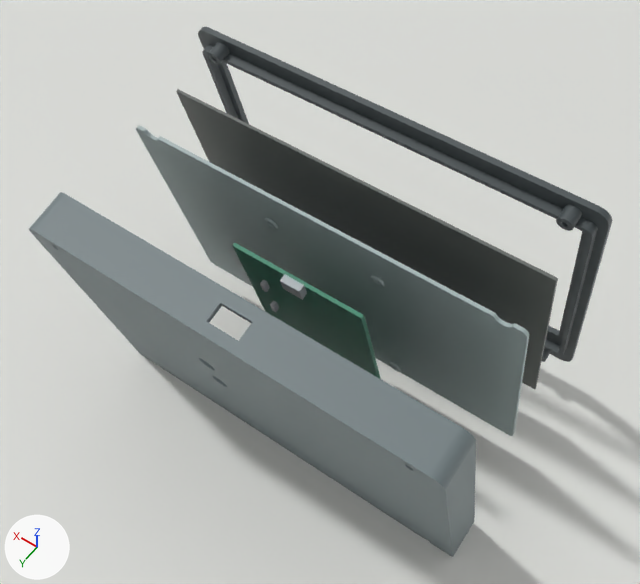
What one commit did to the Blender file enclosure/enclosure-preview.blend.
The view is the same before and after, from a camera (50 mm lens) standing at (-129.0, 193.0, 373.0) and looking at (5.0, 4.0, 77.0). Lighting does not change. The marker at lower left points along +X, +Y and +Z. The picture after the commit comes second.

Objects in the first picture: 'GDEY075T7 glass', 'Rev A PCB', 'Service switch.001', 'Surface', 'USB-C shield', 'front-bezel', 'panel-carrier', 'rear-cover' and 1 more.
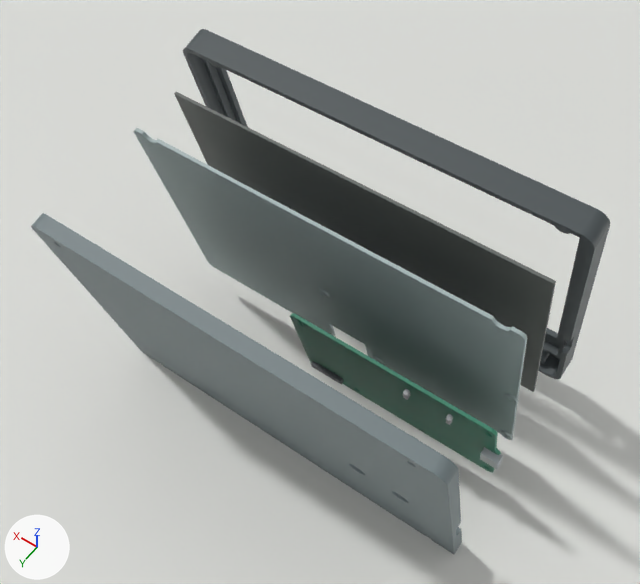
What the commit changed:
me_front_bezel is used by ob_front_bezel; location (0.0, -47.5, 91.9); rotation (-1.833, 0.0, 0.0), in degrees (-105, 0, 0).
me_front_bezel had 2128 vertices, 4120 faces and spanned x -91.0..91.0, y -66.0..72.0, z 0.0..9.0.
me_front_bezel now has 2328 vertices, 4656 faces and spans x -91.0..91.0, y -66.0..72.0, z 0.0..11.0.
me_front_bezel part 1: 18 vertices moved from x -89.0..90.0, y -64.0..71.0, z 0.0..2.0 to x -89.0..89.0, y -64.0..71.0, z 0.0..11.0; 153 vertices removed from x -91.0..91.0, y -66.0..72.0, z 0.0..2.0; 353 vertices added at x -91.0..91.0, y -66.0..72.0, z 2.0..11.0.
me_rear_cover is used by ob_rear_cover; location (0.0, 57.5, 63.7); rotation (1.309, 0.0, 0.0), in degrees (75, 0, 0).
me_rear_cover had 2040 vertices, 4104 faces and spanned x -91.0..91.0, y -72.0..66.0, z 0.0..18.0.
me_rear_cover now has 2124 vertices, 4268 faces and spans x -91.0..91.0, y -72.0..66.0, z 0.0..10.0.
me_rear_cover part 2: 232 vertices moved from x -91.0..91.0, y -72.0..66.0, z 0.0..18.0 to x -91.0..91.0, y -72.0..66.0, z 0.0..10.0; 717 vertices removed from x -91.0..91.0, y -72.0..66.0, z 0.0..18.0; 801 vertices added at x -91.0..91.0, y -72.0..66.0, z 0.0..10.0.
Mesh me_pcb_reference_assembly is new.
It has 696 vertices, 1404 faces and spans x -89.9..10.1, y -59.3..0.7, z 7.8..9.4.
It uses material mat_pcb (green #358469).
Object 'front-bezel' (ob_front_bezel) moves from (0.0, -47.5, 91.9) to (0.0, -46.2, 91.5).
Object 'panel-carrier' (ob_panel_carrier) moves from (0.0, 0.0, 79.1) to (0.0, 1.3, 78.8).
Object 'rear-cover' (ob_rear_cover) moves from (0.0, 57.5, 63.7) to (0.0, 56.2, 64.1).
Object 'GDEY075T7 glass' (ob_gdey075t7_glass) moves from (0.0, -21.9, 85.0) to (0.0, -20.6, 84.6).
Object 'Rev A PCB' (ob_rev_a_pcb) is deleted.
Object 'USB-C shield' (ob_usb_c_shield) moves from (-1.1, 30.1, 111.5) to (-87.3, 13.3, 45.2).
Object 'Service switch.001' (ob_service_switch_001) moves from (17.9, 19.4, 73.3) to (-48.0, 18.2, 63.6).
Object 'pcb-reference-assembly' (ob_pcb_reference_assembly) is new; it shows me_pcb_reference_assembly.
Its location is (0.0, 27.2, 71.8).
Its rotation in degrees is (75, 0, 0).
It gains a BEVEL modifier named 'Small edge highlights'.
Modifier setting: width = 0.18.
Modifier setting: width_pct = 0.18.
Modifier setting: segments = 2.

Location of each change, (x1, y1, x2, y2) in pixels of the pictures (640 x 584 px; the box of a moved part takes in the faces that stretch with it):
'rear-cover', reshaped, moved (7% shorter): before (29, 192, 476, 557); after (31, 213, 462, 554)
'panel-carrier', moved: before (136, 125, 529, 436); after (134, 128, 527, 440)
'GDEY075T7 glass', moved: before (176, 89, 558, 389); after (174, 92, 556, 392)
'front-bezel', reshaped, moved: before (198, 27, 612, 362); after (183, 29, 610, 379)
'pcb-reference-assembly', added (green): after (290, 313, 501, 473)
'Rev A PCB', deleted: before (232, 243, 381, 379)
'USB-C shield', moved: before (280, 274, 307, 300); after (480, 447, 503, 469)
'Service switch.001', moved: before (270, 301, 279, 312); after (403, 389, 410, 400)
part 2 of me_rear_cover, moved or reshaped: before (29, 192, 476, 556); after (32, 213, 462, 554)
